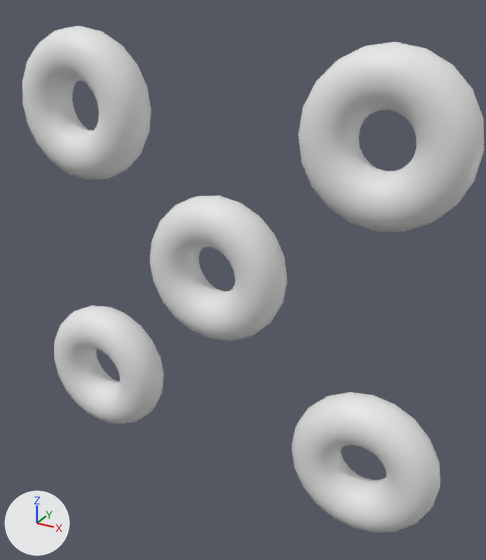
Two versions of the FBX model Assets/donut.fbx, one commit apart.
The view is the same before and after, from a camera (50 mm lens) standing at (0.061, -0.1053, 0.1029) and looking at (0.0015, 0.0029, 0.0488). The axes (+X, +Y, +Z) are drawn at lower left. The lights are the same throughout. Materials are left out; every surface is plain grey. Where no turn or scale is listed for an object, it has been applied to the vertices.
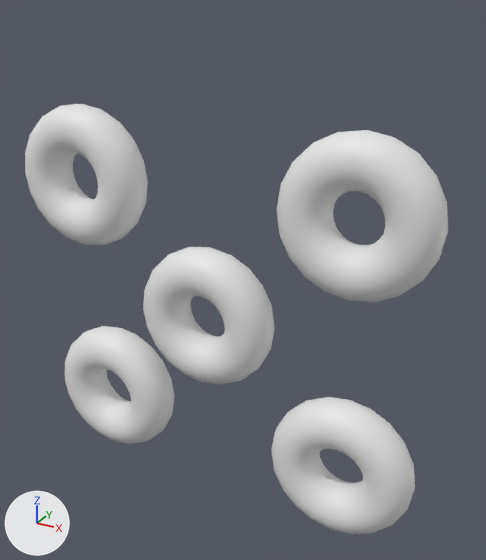
Diff of the bpy script that builds the scene:
```diff
--- a/Assets/donut.fbx.py
+++ b/Assets/donut.fbx.py
@@ me_mesh @@
 me_mesh.from_pydata(...)  # 2000 vertices, 4000 faces; spans x -0.0467..0.0467, y -0.005..0.005, z -0.047..0.047
 # used by ob_ptorus6; location = (-0.0017, 0.0, 0.0486)
+# me_mesh part 1: the loose piece of 400 vertices spanning x -0.0467..-0.0167, y -0.005..0.005, z -0.0431..-0.0131 is moved by (0.0016, 0.0, 0.0538)
+# me_mesh part 2: the loose piece of 400 vertices spanning x -0.0463..-0.0163, y -0.005..0.005, z 0.017..0.047 is moved by (0.0614, 0.0, -0.0581)
+# me_mesh part 3: the loose piece of 400 vertices spanning x -0.0163..0.0137, y -0.005..0.005, z -0.0124..0.0176 is moved by (-0.0247, 0.0, -0.027)
+# me_mesh part 4: the loose piece of 400 vertices spanning x 0.0159..0.0459, y -0.005..0.005, z 0.0163..0.0463 is moved by (-0.0008, 0.0, -0.0052)
+# me_mesh part 5: the loose piece of 400 vertices spanning x 0.0167..0.0467, y -0.005..0.005, z -0.047..-0.017 is moved by (-0.0324, 0.0, 0.032)
@@ ob_ptorus6 @@
 ob_ptorus6 = bpy.data.objects.new('pTorus6', me_mesh)
-ob_ptorus6.location = (-0.0017, 0.0, 0.0486)
+ob_ptorus6.location = (-0.0046, 0.0, 0.0402)
```

Where the change shows, as pixel boxes (x1, y1, x2, y2) in the pictures (486 x 560 px; the box of a moved part takes in the faces that stretch with it):
'pTorus6', reshaped, moved
    before: (22, 26, 484, 533)
    after: (25, 104, 448, 534)
part 1 of me_mesh, moved or reshaped
    before: (54, 305, 164, 424)
    after: (25, 104, 148, 245)
part 2 of me_mesh, moved or reshaped
    before: (22, 26, 151, 180)
    after: (272, 397, 415, 534)
part 3 of me_mesh, moved or reshaped
    before: (150, 196, 287, 341)
    after: (65, 326, 175, 444)
part 4 of me_mesh, moved or reshaped
    before: (298, 42, 484, 232)
    after: (277, 130, 448, 302)
part 5 of me_mesh, moved or reshaped
    before: (292, 392, 440, 533)
    after: (143, 247, 275, 384)
